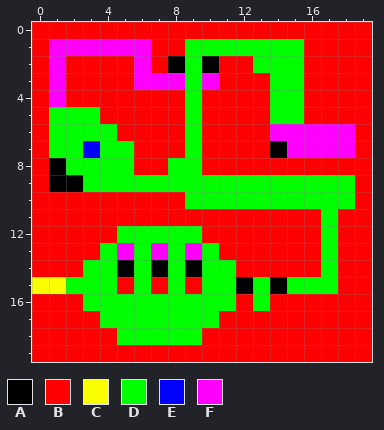
Two versions of one pixel-art sprite, gfx/devLevel.png. The first picture shows the starting point.
The file is 20x20 pixels. Colours within 5 levels of each other are drawn and written as one.
Palette (. is transparent): A #000000  B #ff0000  C #faff00  D #00ff00  E #0000ff  F #ff00ff
New version:
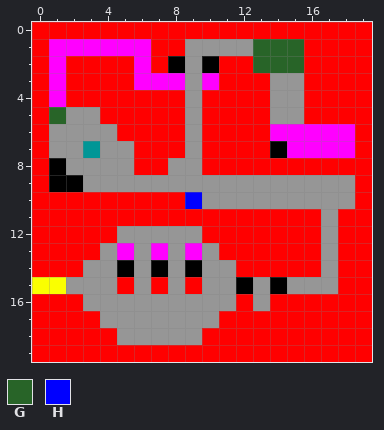
Colours new in this view: G #286428  H #0000ff
Change:
{"colour":"D","old":"#00ff00","new":"#969696"}
{"colour":"E","old":"#0000ff","new":"#009696"}
{"y":1,"x":13,"old":"DDD","new":"GGG"}
{"y":2,"x":13,"old":"DDD","new":"GGG"}
{"y":5,"x":1,"old":"D","new":"G"}
{"y":10,"x":9,"old":"D","new":"H"}
{"label":"changed","picture_box":[49,39,355,345]}
